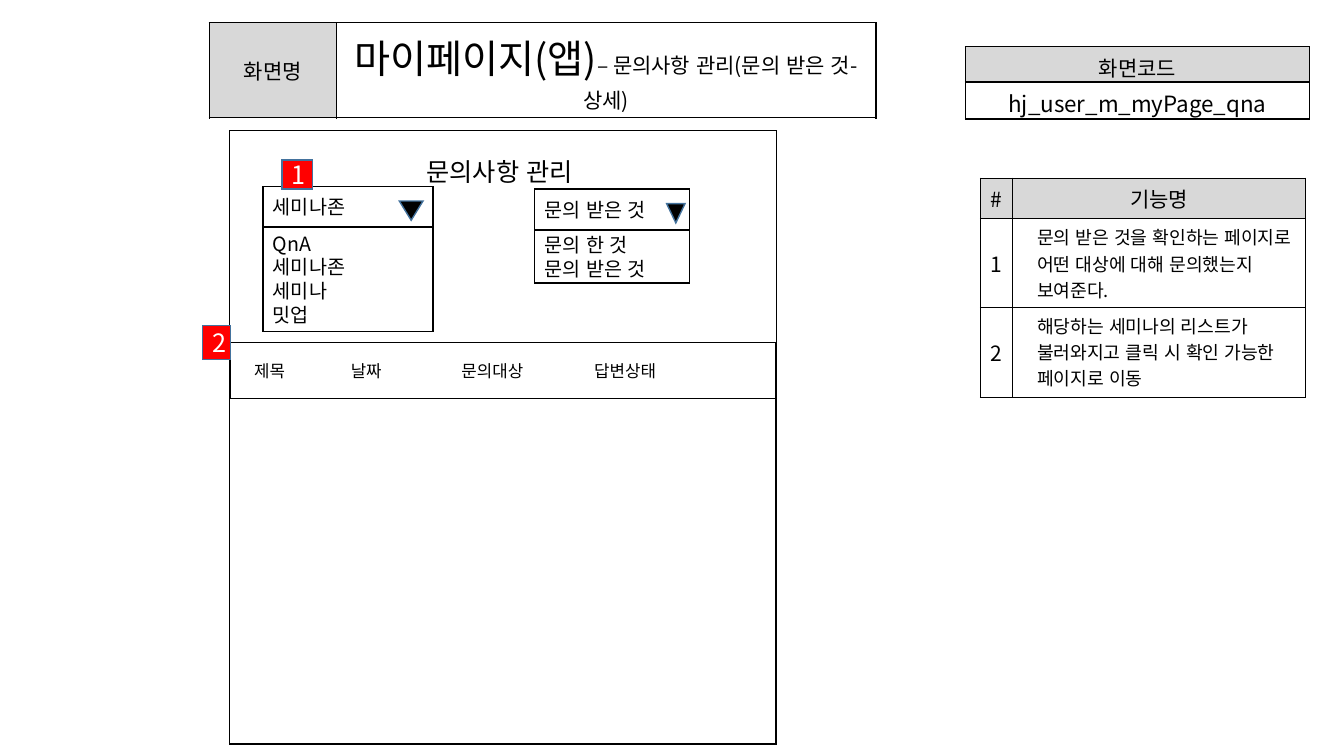
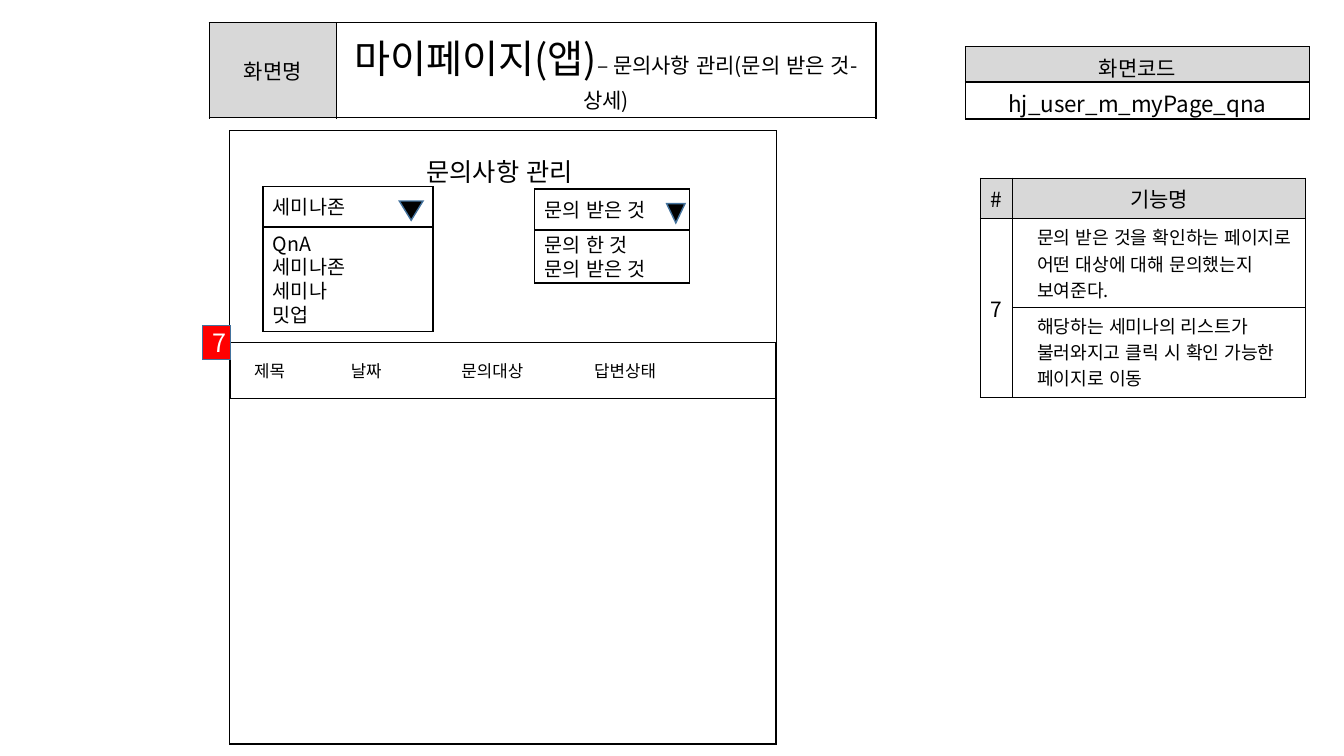
Before and after one commit to ezenteam2/e-Zone, a slide deck: slide 31 of 0 발표용 파워포인트/project05 - 파워포인트 종합 - 형준.pptx (slide 32 before the commit). Drawn at 1344x756 pixels with LibreOffice and Linux fonts; fonts in the diff are those of the drawing. Boxes give left, top, right and bottom in pixels: in the first picture for what was removed or moved away, otherwise in the second. Text is boxed around its words. In the diff, an @@ line names an element or a change of style, - is before the commit and + after.

```diff
--- a/0 발표용 파워포인트/project05 - 파워포인트 종합 - 형준.pptx
+++ b/0 발표용 파워포인트/project05 - 파워포인트 종합 - 형준.pptx
@@ rectangle removed at [282, 160, 313, 190] @@
-1
@@ table at [981, 178, 1307, 391] @@
-row 2, column 1: 1
+row 2, column 1: 7
-row 3, column 1: 2
+row 3, column 1: 
@@ text in rectangle at [213, 333, 227, 352]: text changed @@
-2
+7
```
Also in this commit, not shown: 30 other slides changed, 1 slide removed, 1 other file.
